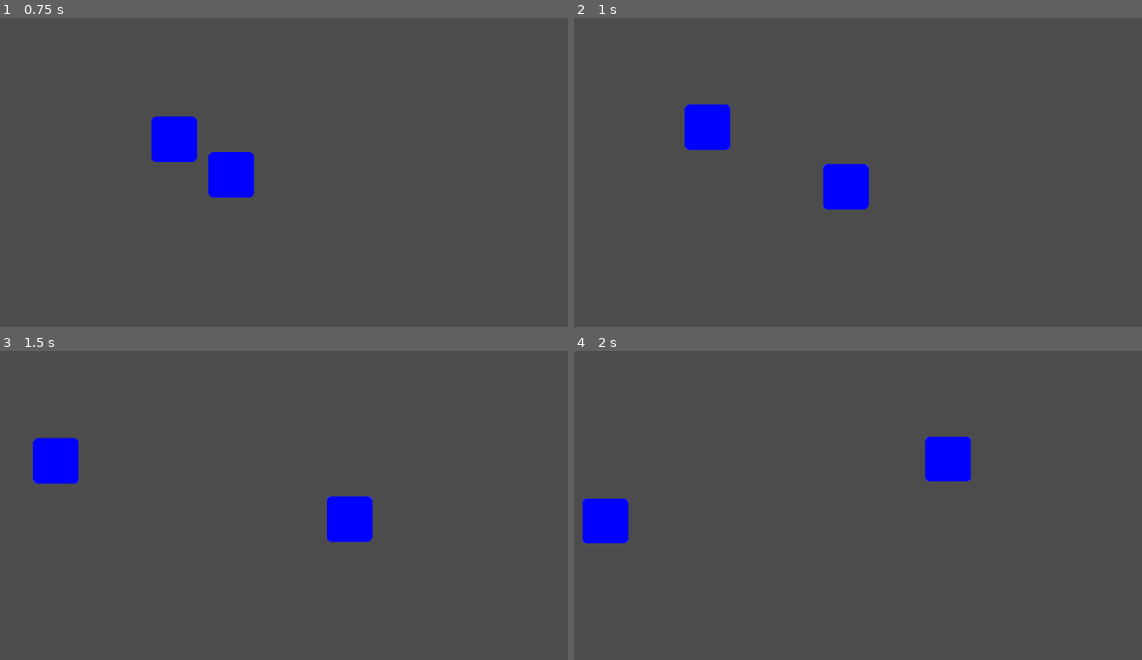
Above: before the commit, frames 1-4 (two rows, left to right).
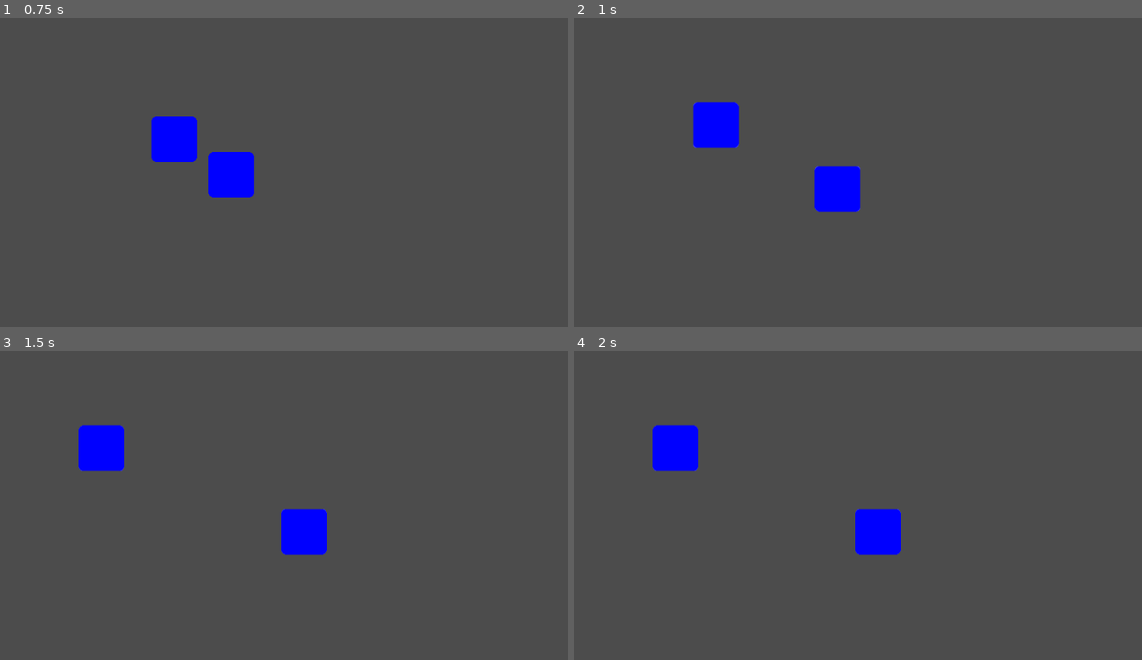
Above: after the commit, the same moments.

Repository: killicolin/SCI-GJ-3
Game: Godot game, scene res://Level1.tscn
Two runs of this game, one before a commit and one after it. Both use one fixed random seed, a clock stepped at 60 frames per second and the inputs below. The engine's default icon, where the game draws it, is replaced by a stand-in: a white triangle on a blue panel in a dark square.
Inputs:
- Up to frame 1 (0.75 s): tap Enter (ui_accept, bound only before the commit) at 0.5 s; hold Right (p1_right) from 0.53 s (still down); hold Space (p1_action) from 0.53 s (still down)
- Up to frame 2 (1 s): keep holding Right (p1_right); keep holding Space (p1_action); tap Enter (ui_accept, bound only before the commit) at 0.77 s; tap Q (p2_action) at 0.8 s
- Up to frame 3 (1.5 s): tap Enter (ui_accept, bound only before the commit) at 1.07 s; release Right (p1_right) at 1.28 s; release Space (p1_action) at 1.28 s; tap Q (p2_action) at 1.35 s
- Up to frame 4 (2 s): tap Enter (ui_accept, bound only before the commit) at 1.52, 1.55, 1.82 s

Frame 1 is identical in both runs. In frame 2, 1.2% of the frame differs, in the area x 19-52%, y 27-63%; in frame 3, 4.8%, in the area x 5-66%, y 23-67%; in frame 4, 4.8%.

Commit message:
better movements and action

Diff:
--- a/PlayerRobot.gd
+++ b/PlayerRobot.gd
@@ -44,3 +44,12 @@
 func stop():
 	if state == "work":
 		state = "stop"
+
+func _input(event):
+	if event is InputEventKey and event.pressed:
+		if player == "p1":
+			if Input.is_action_pressed("p1_action"):
+				print("p1 acted")
+		elif player == "p2":
+			if Input.is_action_pressed("p2_action"):
+				print("p2 acted")
--- a/project.godot
+++ b/project.godot
@@ -20,6 +20,10 @@
 
 [input]
 
+ui_accept={
+"deadzone": 0.5,
+"events": [  ]
+}
 p1_right={
 "deadzone": 0.5,
 "events": [ Object(InputEventKey,"resource_local_to_scene":false,"resource_name":"","device":0,"alt":false,"shift":false,"control":false,"meta":false,"command":false,"pressed":false,"scancode":0,"physical_scancode":16777233,"unicode":0,"echo":false,"script":null)
